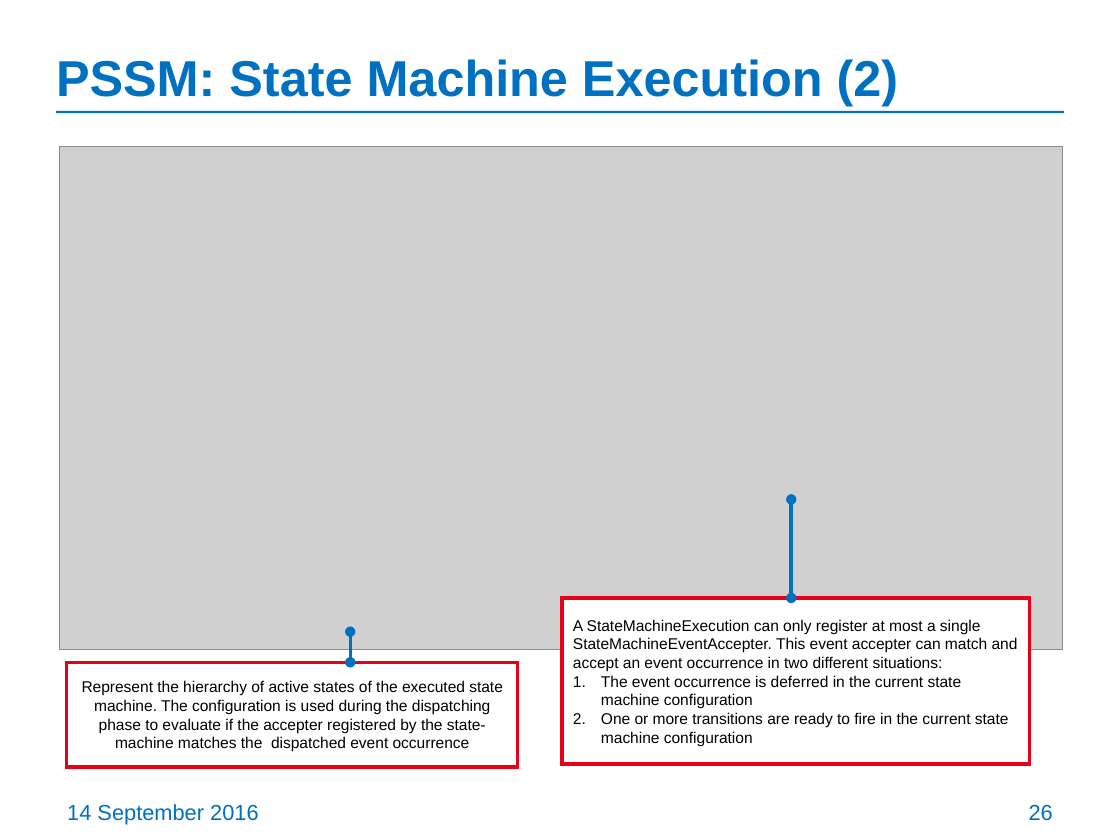
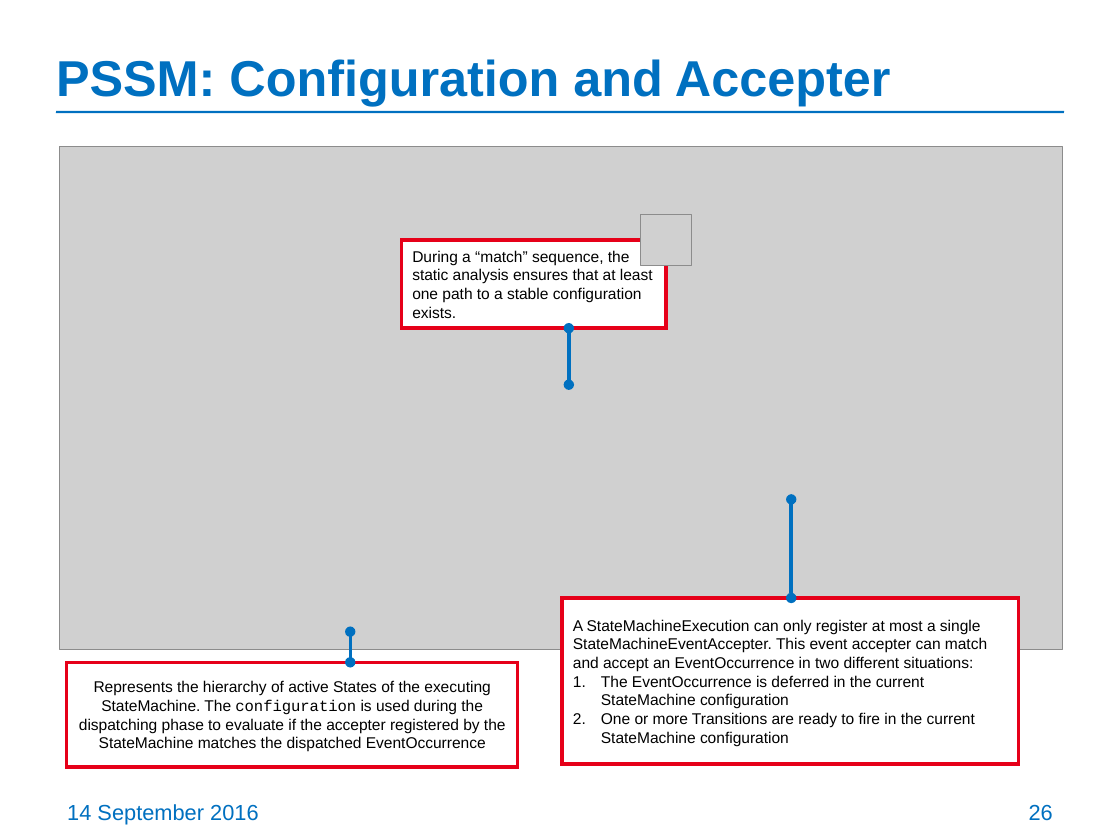
Before and after one commit to ModelDriven/PSSM, a slide deck: slide 26 of Presentations/201609-Chicago-Meeting/PSSM-initial-submission-update.pptx. Drawn at 1120x840 pixels with LibreOffice and Linux fonts; fonts in the diff are those of the drawing; grey boxes stand for pictures. Boxes give left, top, right and bottom in pixels: in the first picture for what was removed or moved away, otherwise in the second. Text is boxed around its words. In the diff, an @@ line names an element or a change of style, - is before the commit and + after.

```diff
--- a/Presentations/201609-Chicago-Meeting/PSSM-initial-submission-update.pptx
+++ b/Presentations/201609-Chicago-Meeting/PSSM-initial-submission-update.pptx
@@ title at bbox=[56, 59, 891, 106]: text changed @@
-PSSM: State Machine Execution (2)
+PSSM: Configuration and Accepter
@@ picture added at bbox=[641, 214, 692, 265] @@
@@ rectangle added at bbox=[401, 240, 665, 328], fill #FFFFFF, outline #E60019 2.25 pt, 10 pt, text #000000 @@
+During a “match” sequence, the static analysis ensures that at least one path to a stable configuration exists.
@@ double arrow added from (569, 328) to (569, 385), #0070C0 2.25 pt @@
@@ rectangle "A StateMachineExecution can only register ...": place and size @@
-rectangle "A StateMachineExecution can only register ..." at bbox=[562, 598, 1029, 764]
+rectangle "A StateMachineExecution can only register ..." at bbox=[562, 598, 1019, 764]
@@ text in rectangle at bbox=[573, 619, 987, 746]: text changed @@
-A StateMachineExecution can only register at most a single StateMachineEventAccepter. This event accepter can match and accept an event occurrence in two different situations:
-1. The event occurrence is deferred in the current state machine configuration
-2. One or more transitions are ready to fire in the current state machine configuration
+A StateMachineExecution can only register at most a single StateMachineEventAccepter. This event accepter can match and accept an EventOccurrence in two different situations:
+1. The EventOccurrence is deferred in the current StateMachine configuration
+2. One or more Transitions are ready to fire in the current StateMachine configuration
@@ text in rectangle at bbox=[79, 680, 506, 752]: text changed @@
-Represent the hierarchy of active states of the executed state machine. The configuration is used during the dispatching phase to evaluate if the accepter registered by the state-machine matches the dispatched event occurrence
+Represents the hierarchy of active States of the executing StateMachine. The configuration is used during the dispatching phase to evaluate if the accepter registered by the StateMachine matches the dispatched EventOccurrence
```
Also in this commit, not shown: 36 other slides changed, 19 slides removed.
